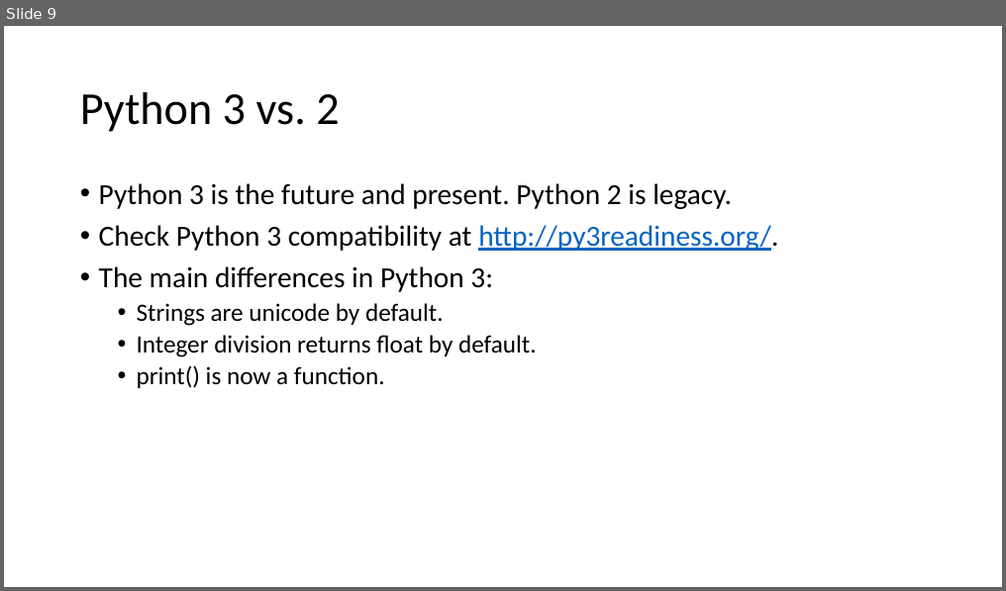
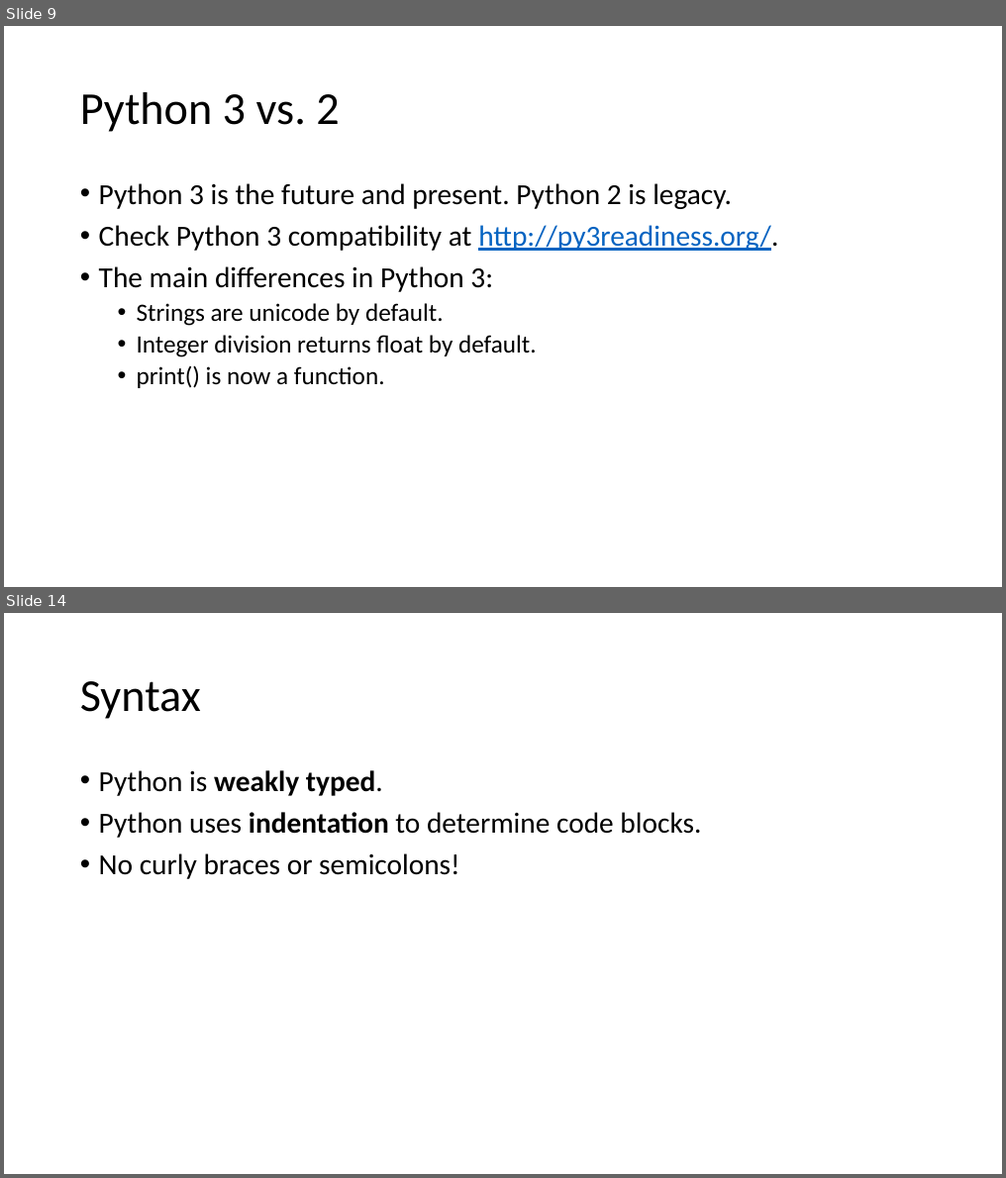
Before and after one commit to HStrand/python-ml101, a slide deck: Python course presentation 18 Dec 2017.pptx. Shown one above the other, each under a label of ours: slide 9 before the commit, slides 9 and 14 after it; the slides between them are not shown. The pictures are 1006x591 and 1006x1178 pixels, drawn with LibreOffice and Linux fonts; fonts in the diff are those of the drawing. Boxes give left, top, right and bottom in pixels: in the first picture for what was removed or moved away, otherwise in the second. Text is boxed around its words. In the diff, an @@ line names an element or a change of style, - is before the commit and + after.

```diff
--- a/Python course presentation 18 Dec 2017.pptx
+++ b/Python course presentation 18 Dec 2017.pptx
@@ slide 14 added at box(4, 613, 1002, 1174), background #FFFFFF @@
@@ title added at box(80, 681, 201, 719), 44 pt, text #000000 @@
+Syntax
@@ text added at box(99, 770, 701, 879), 28 pt, text #000000 @@
+• Python is weakly typed.
+• Python uses indentation to determine code blocks.
+• No curly braces or semicolons!
```
Also in this commit, not shown: 4 slides changed, 12 other slides added, 6 other files.
